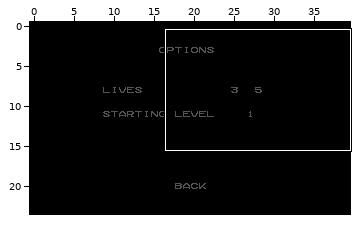
One commit to this Tiled map: tiled/coco-options-screen.tmx. The first picture is a wide view before the edit; the outline marks the close-up.
Close-up. First the earlier version:
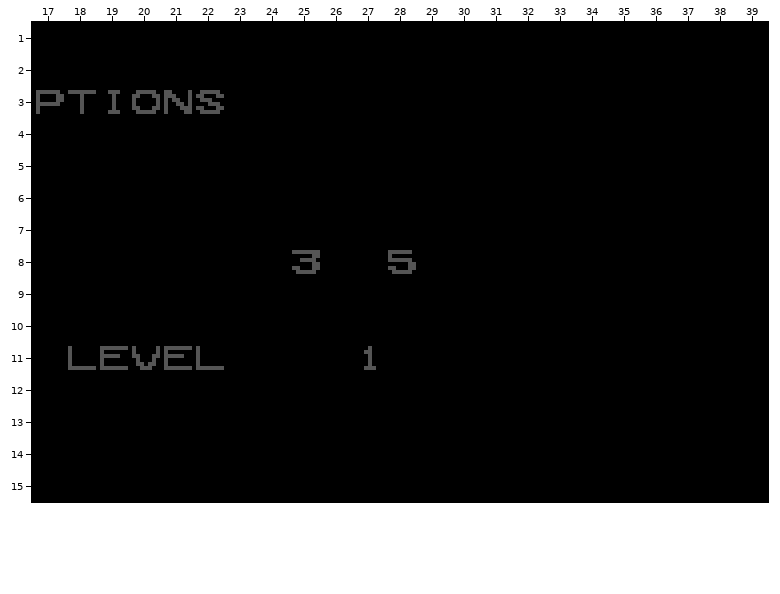
Cells are 8x8 px. Shown: x 17..39, y 1..15.
Now the later version:
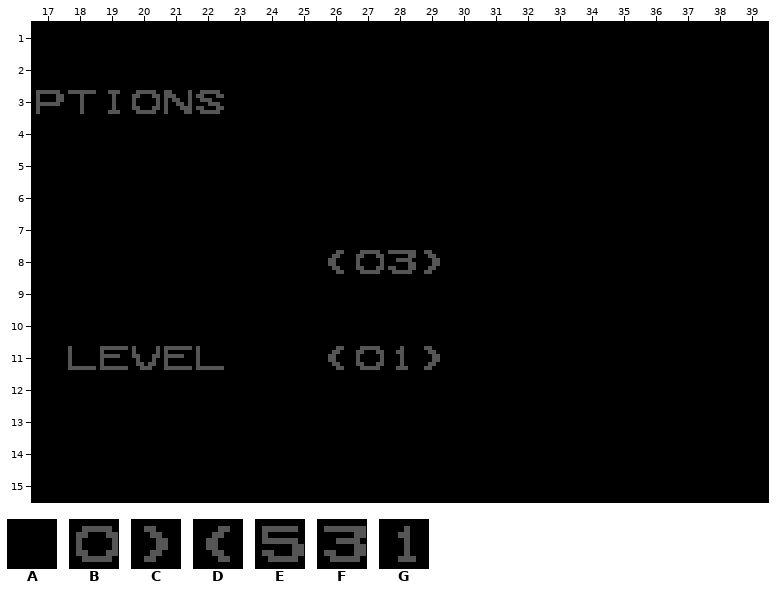
Key: from "chars_raw2bpp": A 7, B 112, C 305, D 321, E 416, F 448, G 480.
_ is an empty cell.
Tiles of an added or newly shown layer are drawn over the layers below it.
From old to new:
Layer "Options Screen":
The edit turns tile F into tile A in row 8 at x 25.
The edit turns tile A into tile B in row 8 at x 27.
The edit turns tile G into tile B in row 11 at x 27.
The edit turns tile E into tile F in row 8 at x 28.
The edit turns tile A into tile G in row 11 at x 28.
Layer "Selected Option" (added):
There is now tile C in row 8 at x 29; in row 11 at x 29.
There is now tile D in row 8 at x 26; in row 11 at x 26.
Boxes around the changes in both close-ups, in picture pixels (x1, y1, x2, y2):
changed: (292, 250, 440, 274)
changed: (328, 346, 440, 370)
